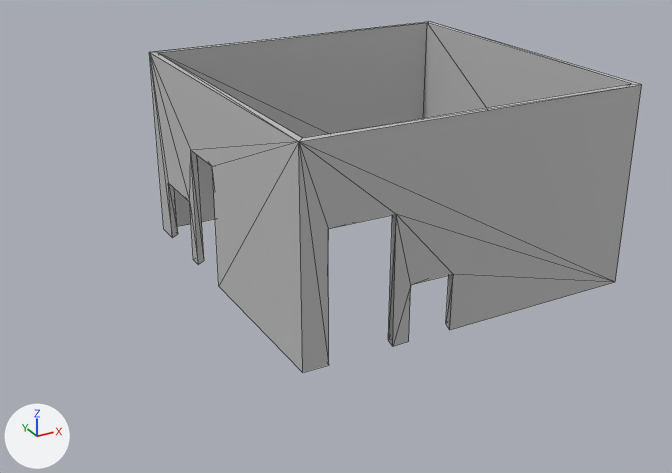
What one commit did to the OBJ model Items/Models/walls.obj.
Rendered twice from a camera (50 mm lens) standing at (-46.1, -69.1, 37.0) and looking at (-11.8, -6.7, 5.8). The axes (+X, +Y, +Z) are drawn at lower left. The lights are the same throughout. Mesh edges are drawn as thin lines. Where no turn or scale is listed for an object, it has been applied to the vertices.

The first picture shows 'Walls'.
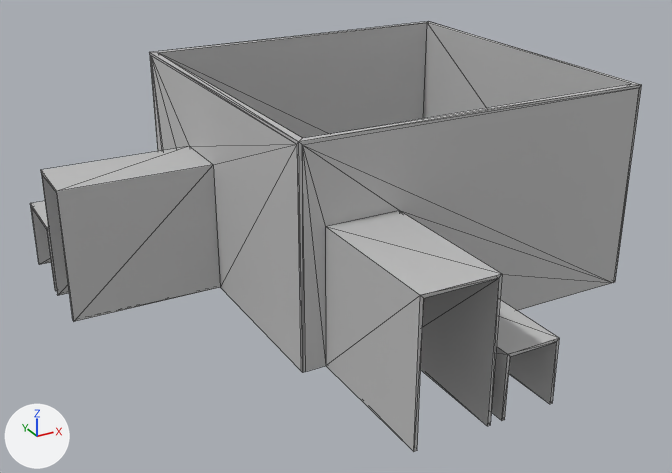
Edits to the bpy script that builds the scene:
```text
Change me_walls:
    used by ob_walls; location = (0.0, 0.0, 0.0)
    remove me_walls.from_pydata(...)  # 48 vertices, 80 faces; spans x -19.5..11.9, y -15.5..15.5, z -0.3..17.8
    add me_walls.from_pydata(...)  # 104 vertices, 180 faces; spans x -32.4..11.9, y -27.6..15.5, z -0.3..17.8
    me_walls part 1
    20 faces are deleted
    40 vertices are added at x -32.4..11.7, y -27.6..15.3, z -0.3..17.5
    8 new vertices lie (0.0, -12.1, 0.0) away from vertices in x -17.2..-6.1, y -15.5, z -0.3..10.9
    8 new vertices lie (-12.9, 0.0, 0.0) away from vertices in x -19.5, y 0.8..13.0, z -0.3..10.9
    120 new faces join them
```

What differs and where, as boxes [x1, y1, x2, y2] in the pictures (672 x 473 px):
'Walls', reshaped (24% wider, 22% taller): before [150, 21, 642, 373]; after [30, 21, 642, 452]
part 1 of me_walls, built on: before [150, 53, 642, 373]; after [30, 53, 642, 452]
